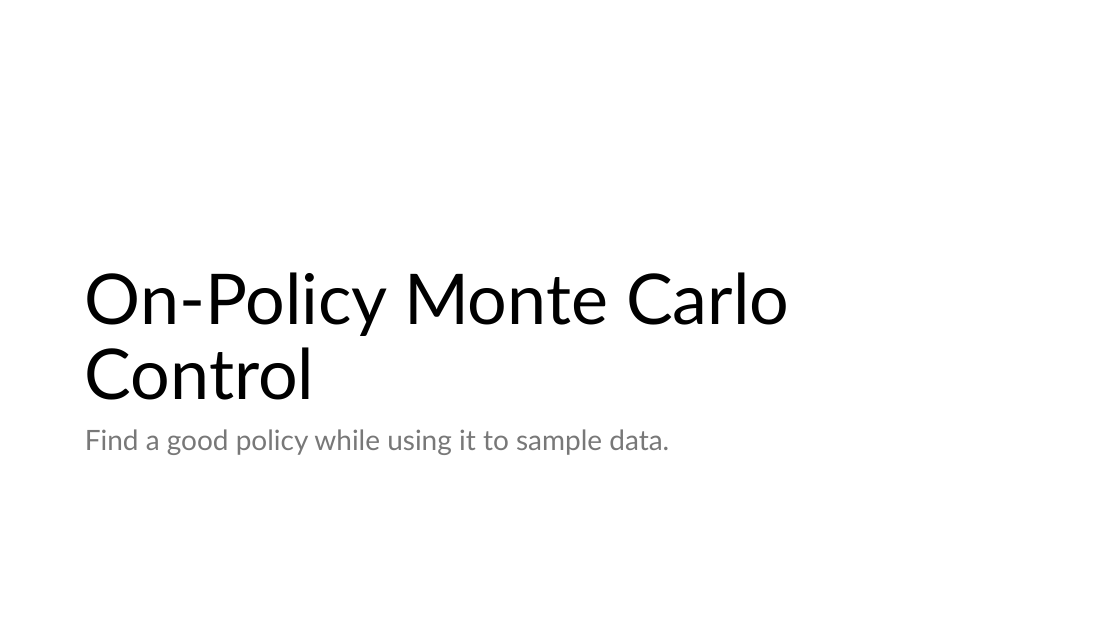
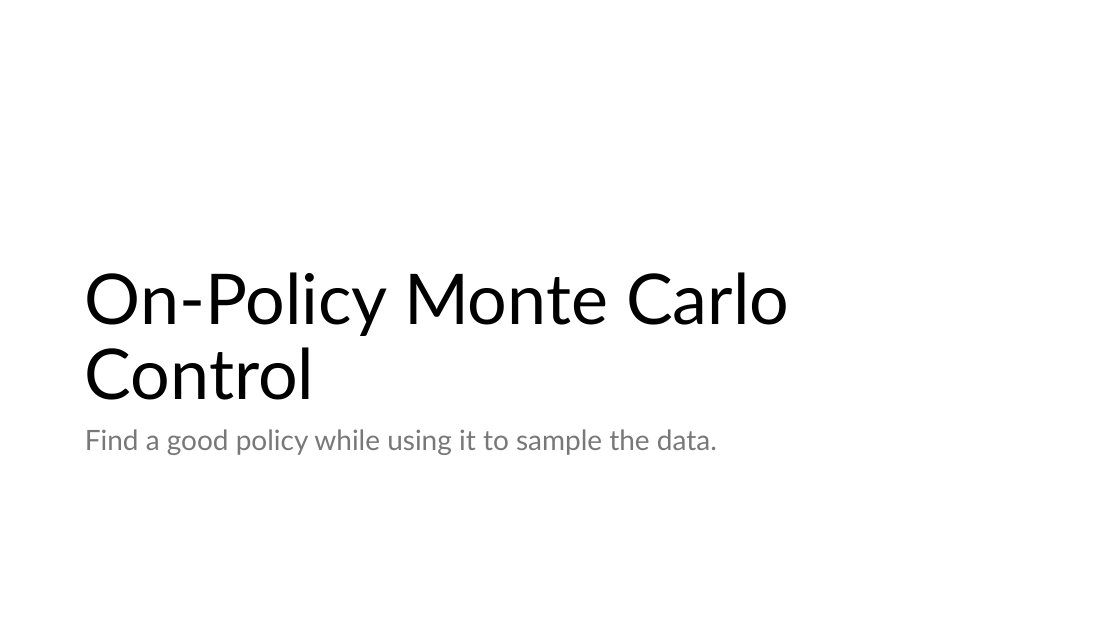
Before and after one commit to mhahsler/Introduction_to_Reinforcement_Learning, a slide deck: slide 7 of slides/Lecture_Chapter05.pptx. Drawn at 1120x630 pixels with LibreOffice and Linux fonts; fonts in the diff are those of the drawing. Boxes give left, top, right and bottom in pixels: in the first picture for what was removed or moved away, otherwise in the second. Text is boxed around its words. In the diff, an @@ line names an element or a change of style, - is before the commit and + after.

```diff
--- a/slides/Lecture_Chapter05.pptx
+++ b/slides/Lecture_Chapter05.pptx
@@ text at (85,429,717,455): text changed @@
-Find a good policy while using it to sample data.
+Find a good policy while using it to sample the data.
```
Also in this commit, not shown: 11 other slides changed, 1 other file.
